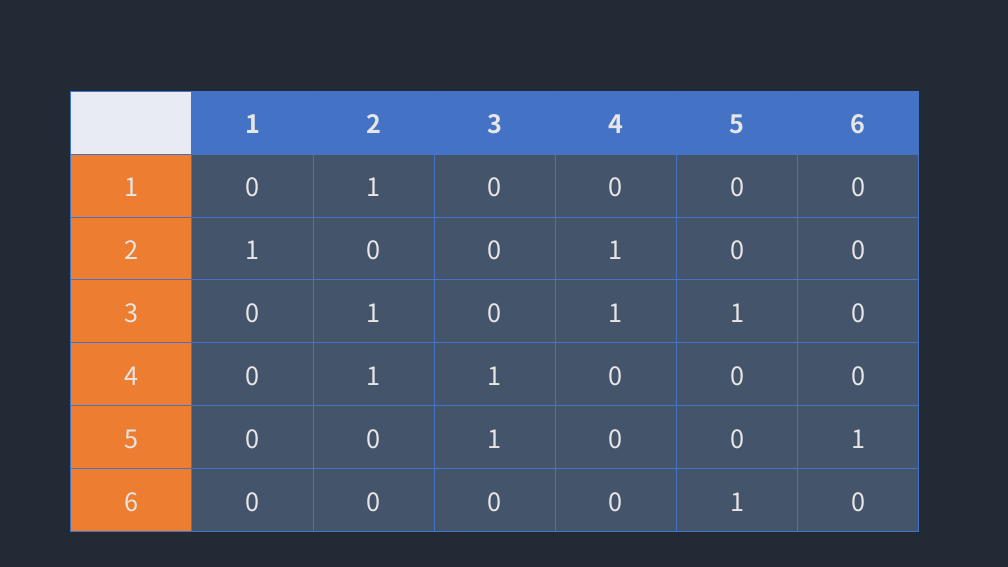
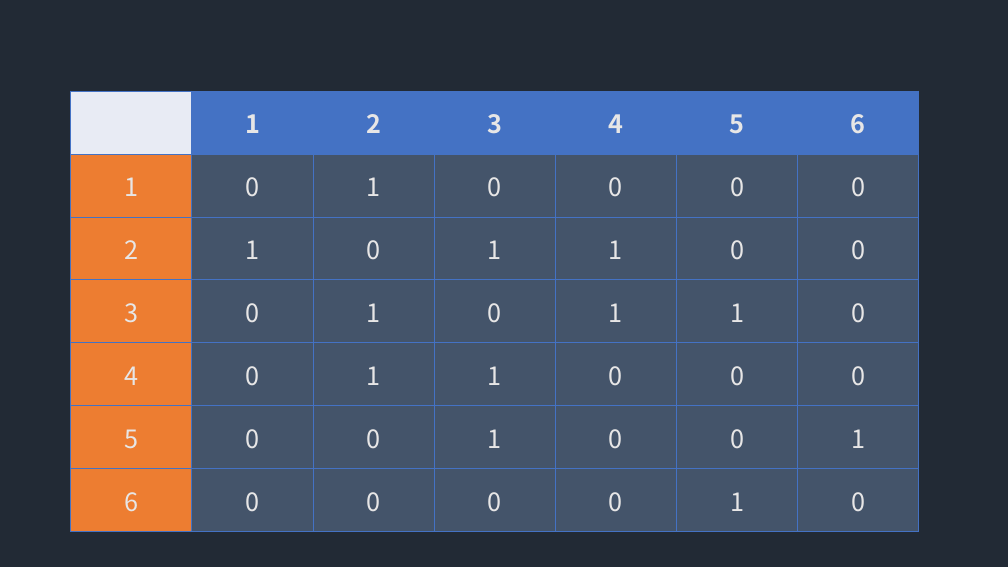
Before and after one commit to Groot-Space/Groot-space.github.io, a slide deck: slide 14 of assets/images/그래프/그래프.pptx. Drawn at 1008x567 pixels with LibreOffice and Linux fonts; fonts in the diff are those of the drawing. Boxes give left, top, right and bottom in pixels: in the first picture for what was removed or moved away, otherwise in the second. Text is boxed around its words. In the diff, an @@ line names an element or a change of style, - is before the commit and + after.

```diff
--- a/assets/images/그래프/그래프.pptx
+++ b/assets/images/그래프/그래프.pptx
@@ table at [71, 91, 918, 532] @@
-row 3, column 4: 0
+row 3, column 4: 1
```
Also in this commit, not shown: 1 other slide changed, 3 other files.
